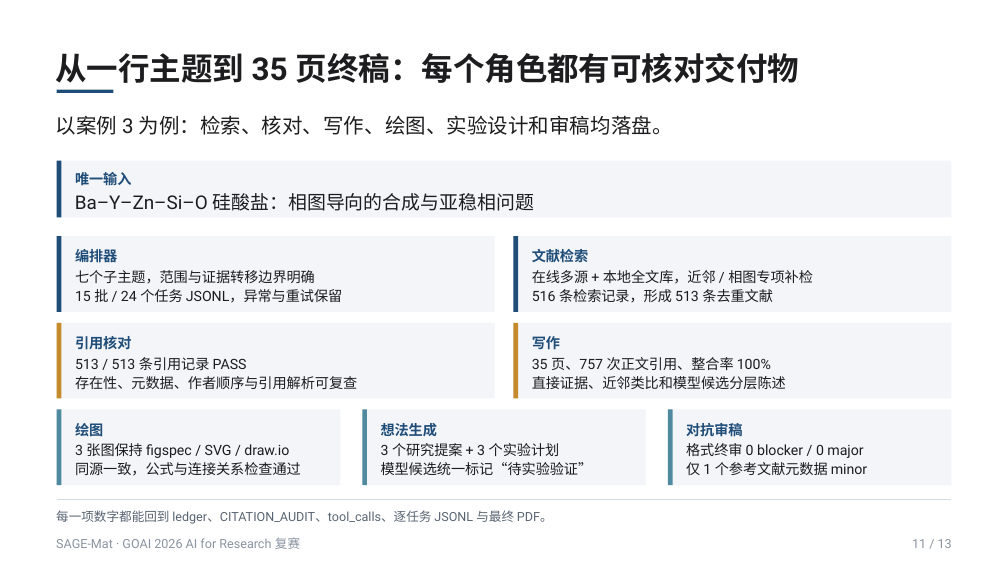
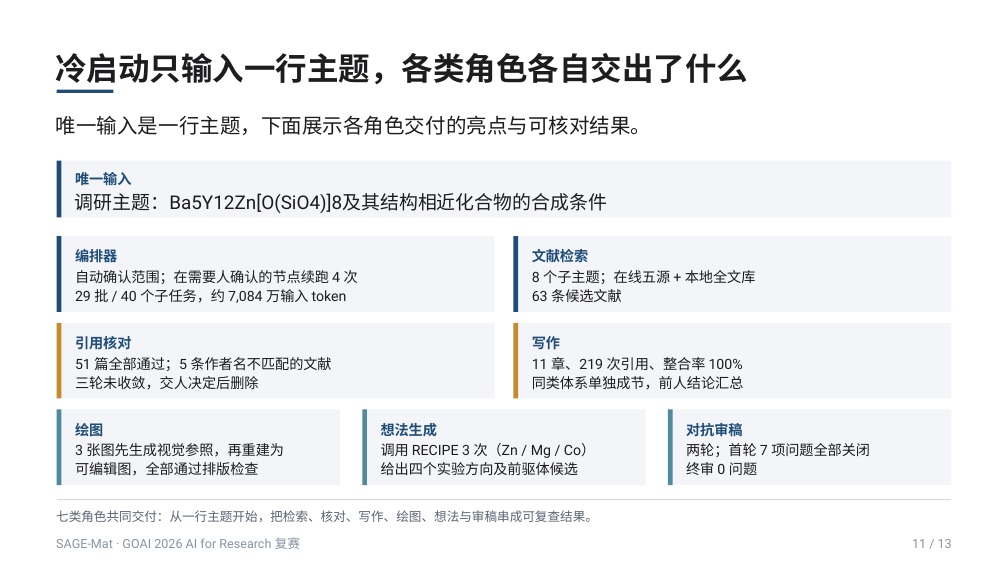
Before and after one commit to asimfish/goai_research, a slide deck: slide 11 of submission/方案说明PPT/SAGE-Mat_复赛方案说明.pptx. Drawn at 1008x567 pixels with LibreOffice and Linux fonts; fonts in the diff are those of the drawing. Boxes give left, top, right and bottom in pixels: in the first picture for what was removed or moved away, otherwise in the second. Text is boxed around its words. In the diff, an @@ line names an element or a change of style, - is before the commit and + after.

```diff
--- a/submission/方案说明PPT/SAGE-Mat_复赛方案说明.pptx
+++ b/submission/方案说明PPT/SAGE-Mat_复赛方案说明.pptx
@@ text at [55,53,748,84]: text changed @@
-从一行主题到 35 页终稿：每个角色都有可核对交付物
+冷启动只输入一行主题，各类角色各自交出了什么
@@ text at [56,115,652,135]: text changed @@
-以案例 3 为例：检索、核对、写作、绘图、实验设计和审稿均落盘。
+唯一输入是一行主题，下面展示各角色交付的亮点与可核对结果。
@@ text at [75,193,607,213]: text changed @@
-Ba–Y–Zn–Si–O 硅酸盐：相图导向的合成与亚稳相问题
+调研主题：Ba5Y12Zn[O(SiO4)]8及其结构相近化合物的合成条件
@@ text at [75,289,347,303]: text changed @@
-15 批 / 24 个任务 JSONL，异常与重试保留
+29 批 / 40 个子任务，约 7,084 万输入 token
@@ text at [75,270,358,284]: text changed @@
-七个子主题，范围与证据转移边界明确
+自动确认范围；在需要人确认的节点续跑 4 次
@@ text at [532,270,756,284]: text changed @@
-在线多源 + 本地全文库，近邻 / 相图专项补检
+8 个子主题；在线五源 + 本地全文库
@@ text at [532,289,622,302]: text changed @@
-516 条检索记录，形成 513 条去重文献
+63 条候选文献
@@ text at [75,357,332,371]: text changed @@
-513 / 513 条引用记录 PASS
+51 篇全部通过；5 条作者名不匹配的文献
@@ text at [532,357,743,370]: text changed @@
-35 页、757 次正文引用、整合率 100%
+11 章、219 次引用、整合率 100%
@@ text at [75,376,258,389]: text changed @@
-存在性、元数据、作者顺序与引用解析可复查
+三轮未收敛，交人决定后删除
@@ text at [532,376,744,389]: text changed @@
-直接证据、近邻类比和模型候选分层陈述
+同类体系单独成节，前人结论汇总
@@ text at [75,443,284,457]: text changed @@
-3 张图保持 figspec / SVG / draw.io
+3 张图先生成视觉参照，再重建为
@@ text at [381,443,595,458]: text changed @@
-3 个研究提案 + 3 个实验计划
+调用 RECIPE 3 次（Zn / Mg / Co）
@@ text at [686,443,870,457]: text changed @@
-格式终审 0 blocker / 0 major
+两轮；首轮 7 项问题全部关闭
@@ text at [75,462,258,476]: text changed @@
-同源一致，公式与连接关系检查通过
+可编辑图，全部通过排版检查
@@ text at [381,462,578,475]: text changed @@
-模型候选统一标记“待实验验证”
+给出四个实验方向及前驱体候选
@@ text at [686,462,757,475]: text changed @@
-仅 1 个参考文献元数据 minor
+终审 0 问题
@@ text at [56,510,598,522]: text changed @@
-每一项数字都能回到 ledger、CITATION_AUDIT、tool_calls、逐任务 JSONL 与最终 PDF。
+七类角色共同交付：从一行主题开始，把检索、核对、写作、绘图、想法与审稿串成可复查结果。
```
Also in this commit, not shown: 4 other slides changed, 3 slides added, 3 slides removed, 22 other files.
